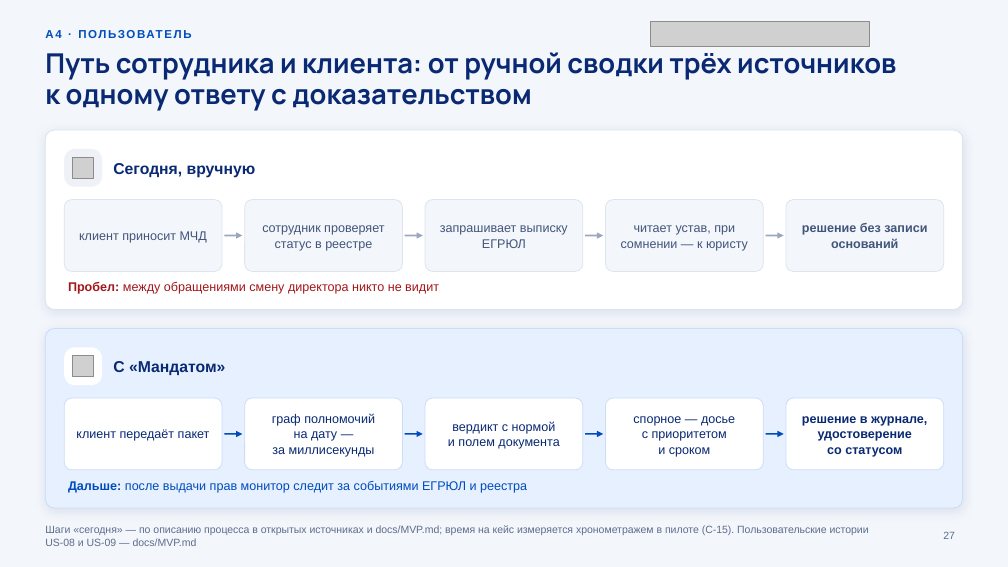
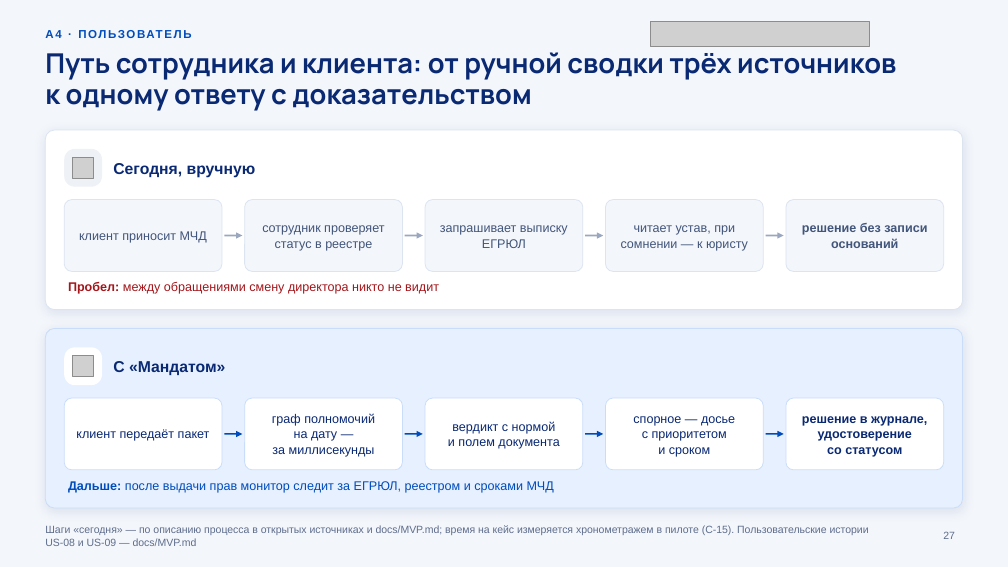
Before and after one commit to KonkovDV/Mandat, a slide deck: slide 27 of submission/slides/Mandat_VTB.pptx. Drawn at 1008x567 pixels with LibreOffice and Linux fonts; fonts in the diff are those of the drawing; grey boxes stand for pictures; background and template pictures are left out. Boxes give left, top, right and bottom in pixels: in the first picture for what was removed or moved away, otherwise in the second. Text is boxed around its words. In the diff, an @@ line names an element or a change of style, - is before the commit and + after.

```diff
--- a/submission/slides/Mandat_VTB.pptx
+++ b/submission/slides/Mandat_VTB.pptx
@@ text at [68,481,554,493]: text changed @@
-Дальше: после выдачи прав монитор следит за событиями ЕГРЮЛ и реестра
+Дальше: после выдачи прав монитор следит за ЕГРЮЛ, реестром и сроками МЧД
```
Also in this commit, not shown: 3 other slides changed, 26 other files.
